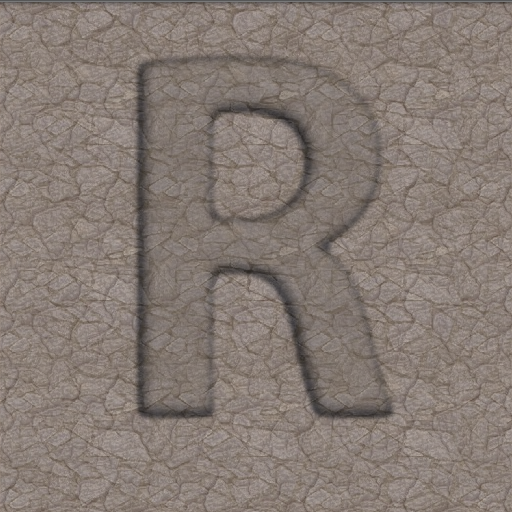
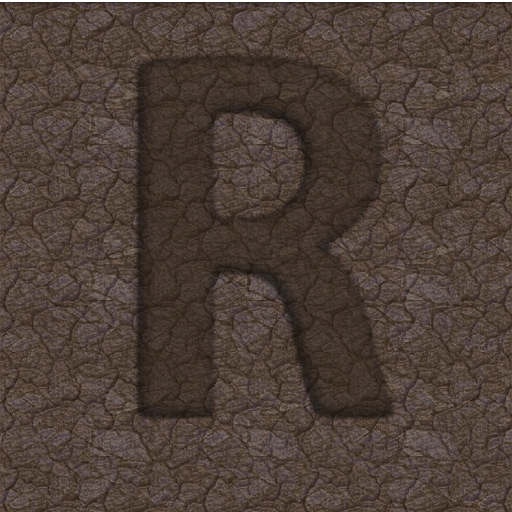
Two versions of the same layered image (512×512). Layer-by-layer changes:
"char copy": opacity 14% → 85%, blend normal → multiply, moved it above "Cracks", painted on it over [0, 2, 512, 424]
removed layer "Emboss" (was 34%) over [132, 49, 401, 423]
"Cracks": opacity 80% → 91%, blend normal → hard light over [0, 2, 512, 512]
removed layer "Inner Shadow" (was 82%) over [0, 0, 512, 424]
added layer "Background copy" (multiply, 67%) above "Background" over [0, 2, 512, 512]
painted on "Background" over [0, 2, 512, 512]
